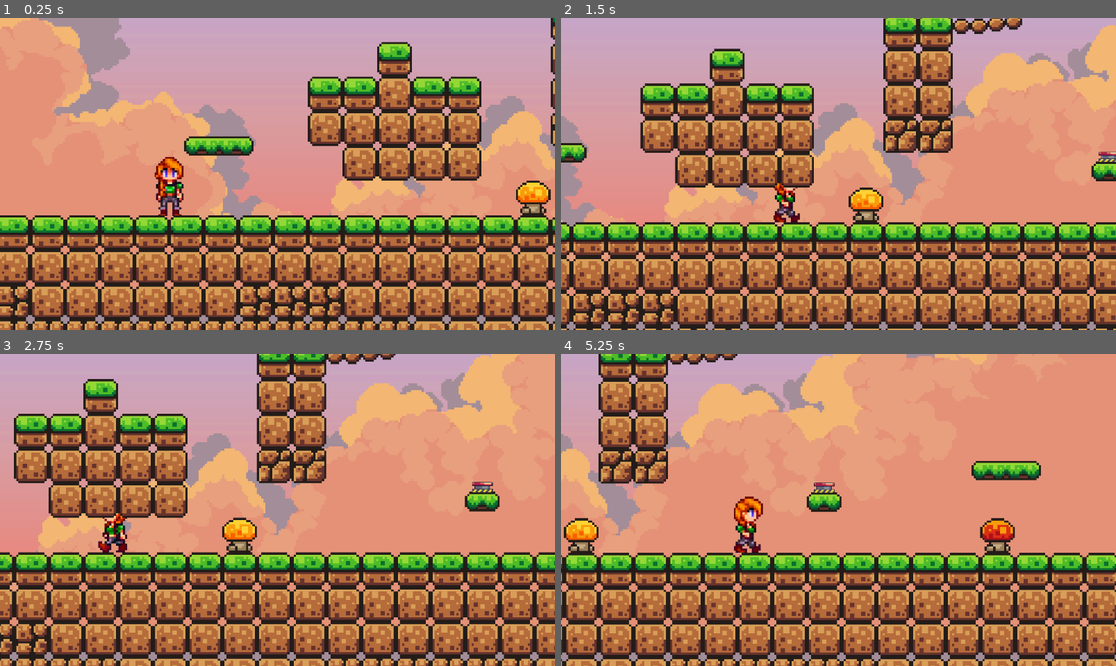
Above: before the commit, frames 1-4 (two rows, left to right).
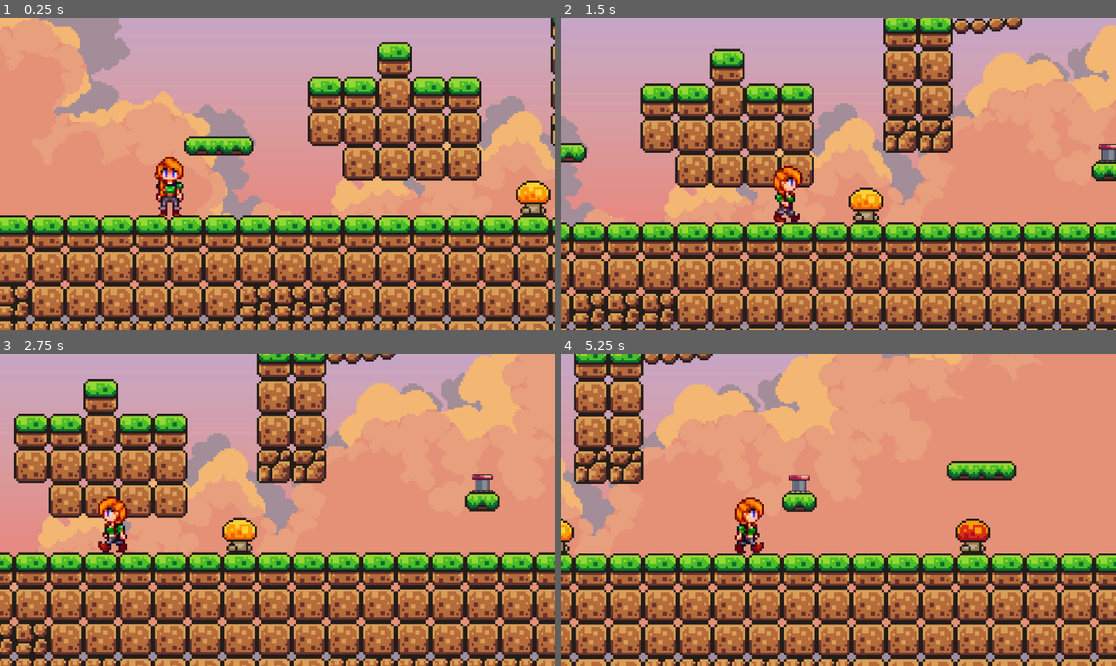
Above: after the commit, the same moments.

Repository: JanaQ123/GodotGame
Game: Godot game, scene res://level3.tscn
Same seed, same stepped clock (60 frames per second), same inputs: the game is played once before the commit and once after it. This scene is started directly instead of the project's main scene.
Inputs:
- Up to frame 1 (0.25 s): no input
- Up to frame 2 (1.5 s): tap Enter (ui_accept) at 0.5, 0.77 s; hold Right (ui_right) from 0.53 s (still down)
- Up to frame 3 (2.75 s): tap Enter (ui_accept) at 1.52 s; release Right (ui_right) at 2.03 s; hold Left (ui_left) from 2.03 s (still down)
- Up to frame 4 (5.25 s): release Left (ui_left) at 2.78 s; hold Right (ui_right) 2.78-4.28 s; tap Enter (ui_accept) at 3.02, 3.77, 4.52 s; hold Left (ui_left) 4.28-5.03 s; hold Right (ui_right) from 5.03 s (still down)

The runs differ from the first frame. In frame 1, less than 0.1% of the frame differs, in the area x 28-33%, y 63-64%; in frame 2, 0.4%; in frame 3, 0.5%; in frame 4, 36%, in the area x 0-100%, y 0-100%.

Commit message:
button pressed

Diff:
--- a/clover-game-scene/button.tscn
+++ b/clover-game-scene/button.tscn
@@ -1,39 +1,52 @@
 [gd_scene load_steps=9 format=3 uid="uid://bhhikdvbxeox0"]
 
 [ext_resource type="Texture2D" uid="uid://c58xjnpkgvjmd" path="res://Brackey's Assets (from video)/sprites/platforms.png" id="1_n4tde"]
-[ext_resource type="Script" uid="uid://ld3dc2d4wl1w" path="res://area_2d.gd" id="2_lt4la"]
+[ext_resource type="Script" uid="uid://d3syarcoi2kea" path="res://buttonPress.gd" id="1_vxja4"]
 [ext_resource type="Texture2D" uid="uid://dst5t13y2l6li" path="res://Traps/1.png" id="2_vxja4"]
 
-[sub_resource type="RectangleShape2D" id="RectangleShape2D_lt4la"]
-size = Vector2(14, 9)
+[sub_resource type="AtlasTexture" id="AtlasTexture_vxja4"]
+atlas = ExtResource("2_vxja4")
+region = Rect2(96, 24, 48, 24)
 
-[sub_resource type="AtlasTexture" id="AtlasTexture_4amfo"]
+[sub_resource type="AtlasTexture" id="AtlasTexture_lt4la"]
 atlas = ExtResource("2_vxja4")
-region = Rect2(0, 0, 48, 48)
-
-[sub_resource type="AtlasTexture" id="AtlasTexture_47axv"]
-atlas = ExtResource("2_vxja4")
-region = Rect2(240, 0, 48, 48)
+region = Rect2(240, 24, 48, 24)
 
 [sub_resource type="SpriteFrames" id="SpriteFrames_xytk5"]
 animations = [{
 "frames": [{
 "duration": 1.0,
-"texture": SubResource("AtlasTexture_4amfo")
-}, {
-"duration": 1.0,
-"texture": SubResource("AtlasTexture_47axv")
+"texture": SubResource("AtlasTexture_vxja4")
 }],
 "loop": true,
-"name": &"default",
-"speed": 10.0
+"name": &"pressed",
+"speed": 5.0
+}, {
+"frames": [{
+"duration": 1.0,
+"texture": SubResource("AtlasTexture_lt4la")
+}],
+"loop": true,
+"name": &"unpressed",
+"speed": 5.0
 }]
 
+[sub_resource type="RectangleShape2D" id="RectangleShape2D_lt4la"]
+size = Vector2(10, 11.5)
+
 [sub_resource type="RectangleShape2D" id="RectangleShape2D_4sa2v"]
-size = Vector2(8, 5)
+size = Vector2(10, 5.5)
 
-[node name="button" type="StaticBody2D"]
+[node name="button" type="AnimatableBody2D"]
+collision_layer = 3
 collision_mask = 7
+script = ExtResource("1_vxja4")
+
+[node name="buttonAnimation" type="AnimatedSprite2D" parent="."]
+position = Vector2(0, -8.145026)
+scale = Vector2(0.29716614, 0.40458113)
+sprite_frames = SubResource("SpriteFrames_xytk5")
+animation = &"unpressed"
 
 [node name="Sprite2D" type="Sprite2D" parent="."]
 texture = ExtResource("1_n4tde")
@@ -41,18 +54,21 @@
 region_rect = Rect2(0, 0, 16, 10)
 
 [node name="CollisionShape2D" type="CollisionShape2D" parent="."]
-position = Vector2(0, -0.5)
+light_mask = 3
+visibility_layer = 3
+position = Vector2(0, -3.25)
 shape = SubResource("RectangleShape2D_lt4la")
 
 [node name="Area2D" type="Area2D" parent="."]
+light_mask = 3
+visibility_layer = 3
 collision_mask = 7
-script = ExtResource("2_lt4la")
-
-[node name="AnimatedSprite2D" type="AnimatedSprite2D" parent="Area2D"]
-position = Vector2(0, -12)
-scale = Vector2(0.29716614, 0.3091622)
-sprite_frames = SubResource("SpriteFrames_xytk5")
 
 [node name="CollisionShape2D" type="CollisionShape2D" parent="Area2D"]
-position = Vector2(0, -6.5)
+light_mask = 3
+visibility_layer = 3
+position = Vector2(0, -9.25)
 shape = SubResource("RectangleShape2D_4sa2v")
+
+[connection signal="body_entered" from="Area2D" to="." method="_on_area_2d_body_entered"]
+[connection signal="body_exited" from="Area2D" to="." method="_on_area_2d_body_exited"]
--- /dev/null
+++ b/clover-game-scene/buttonPress.gd
@@ -0,0 +1,16 @@
+extends AnimatableBody2D
+
+var pressed;
+func _on_area_2d_body_entered(body: Node2D) -> void:
+	if(body.is_in_group("player")):
+		pressed=true;
+
+func _on_area_2d_body_exited(body: Node2D) -> void:
+	if(body.is_in_group("player")):
+		pressed=false; # Replace with function body.
+
+func _process(delta):
+		if pressed==true:
+			$buttonAnimation.play("pressed")
+		if not pressed:
+			$buttonAnimation.play("unpressed")
--- a/clover-game-scene/level3.tscn
+++ b/clover-game-scene/level3.tscn
@@ -775,7 +775,8 @@
 
 [node name="level3" type="Node2D"]
 
-[node name="lucy" parent="." instance=ExtResource("1_o2ccw")]
+[node name="lucy" parent="." groups=["player"] instance=ExtResource("1_o2ccw")]
+z_index = 1
 position = Vector2(96, 4.000061)
 scale = Vector2(0.015, 0.015)
 collision_mask = 7
Not shown, added: clover-game-scene/buttonPress.gd.uid
Not shown: 1 places in clover-game-scene/level3.tscn that only renumber resources
